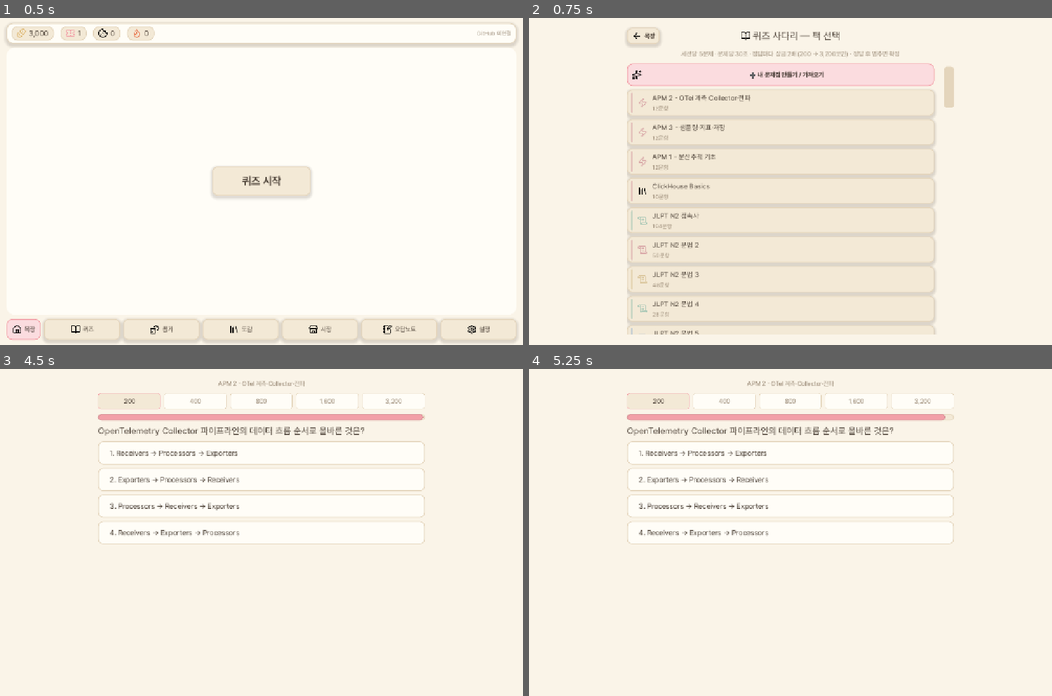
Above: before the commit, frames 1-4 (two rows, left to right).
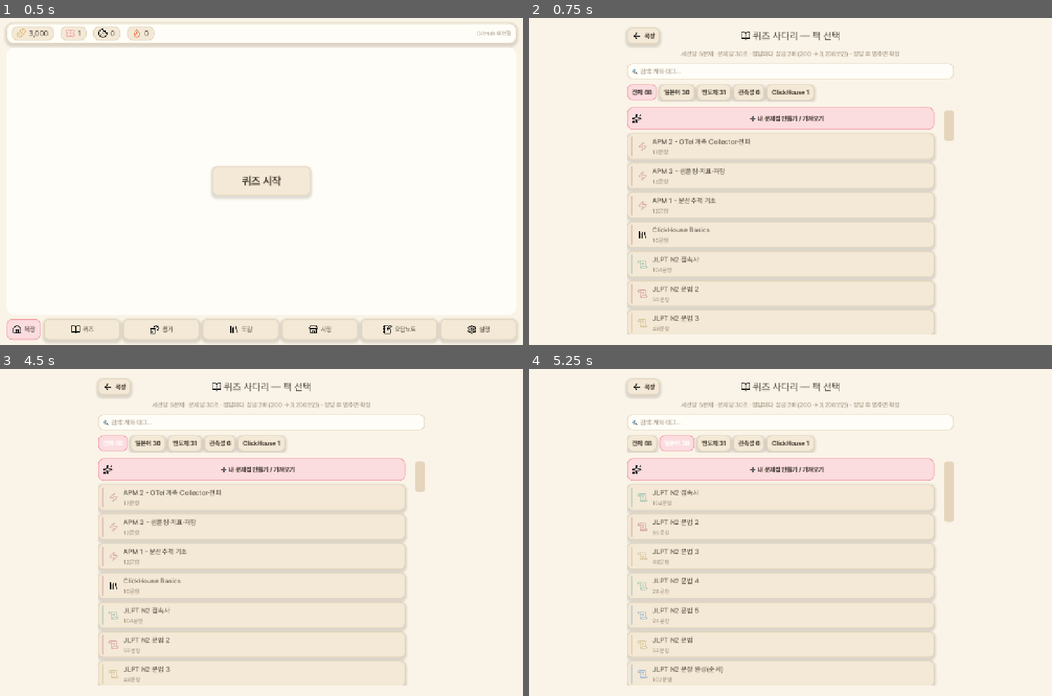
Above: after the commit, the same moments.

Repository: joyuno/mongle-ranch
Game: Godot game, scene res://scenes/Ranch.tscn
Same seed, same stepped clock (60 frames per second), same inputs: the game is played once before the commit and once after it.
Inputs (mouse positions are in pixels of both pictures, inside the frame that each line leads up to):
- Up to frame 1 (0.5 s): no input
- Up to frame 2 (0.75 s): click "퀴즈 시작" at 0.5 s
- Up to frame 3 (4.5 s): click "목장" at 1.25 s; click "퀴즈 시작" at 2 s; click "➕ 내 문제집 만들기 / 가져오기" at 2.75 s; click "퀴즈" at 3.5 s; click (115, 444) at 4.25 s, where only the run after the commit has a clickable "전체 68"
- Up to frame 4 (5.25 s): click (675, 444) at 5 s, where only the run after the commit has a clickable "일본어 30"

Frame 1 is identical in both runs. In frame 2, 8.4% of the frame differs, in the area x 18-82%, y 13-97%; in frame 3, 22%; in frame 4, 22%, in the area x 18-82%, y 2-97%.
Error in both runs: Invalid access to property or key 'size' on a base object of type 'Nil'. (res://scripts/ui/ranch.gd:586)

Commit message:
feat(quiz): category chip bar + search filter + parsed-meta cache
Pack picker gets a category chip bar (per-category counts, non-empty
only, "전체" first) + a search box above the list. Parsing moved into a
one-time _rebuild_pack_cache (previously re-parsed all ~68 packs on every
list rebuild); filter/search now run from the cache via PackFilter.matches,
so per-keystroke filtering does no re-parsing. category "" = 전체; category
AND query.

Confidence: high (quiz.gd parses; suite 129/0; PackFilter unit-tested)
Not-tested: in-game chip/search gestures (headless can't drive UI) —
verified at exe build.
Scope-risk: narrow (pack-select screen)

Co-Authored-By: Claude Opus 4.8 (1M context) <noreply@anthropic.com>

Diff:
--- a/scripts/ui/quiz.gd
+++ b/scripts/ui/quiz.gd
@@ -64,6 +64,13 @@
 var _timeout_fired := false
 var _choice_press_pos: Vector2 = Vector2.ZERO
 var _choice_pressed: bool = false
+
+# 팩 목록 카테고리 필터 + 검색. 파싱 캐시로 키입력마다 재파싱하지 않는다.
+var _pack_cache: Array = []  # [{path, pack}]
+var _active_category: String = ""
+var _search_query: String = ""
+var _chip_row: HBoxContainer
+var _search_edit: LineEdit
 
 
 func _ready() -> void:
@@ -160,6 +167,23 @@
 	hint.add_theme_color_override("font_color", ThemeSetup.C_MUTED)
 	pack_root.add_child(hint)
 
+	# ─ 카테고리 칩 + 검색 필터 바 (hint와 목록 사이)
+	_search_edit = LineEdit.new()
+	_search_edit.placeholder_text = "🔍 검색: 제목·태그…"
+	_search_edit.clear_button_enabled = true
+	_search_edit.text_changed.connect(func(t: String) -> void:
+		_search_query = t
+		_apply_filter())
+	pack_root.add_child(_search_edit)
+	var chip_scroll := ScrollContainer.new()
+	chip_scroll.horizontal_scroll_mode = ScrollContainer.SCROLL_MODE_AUTO
+	chip_scroll.vertical_scroll_mode = ScrollContainer.SCROLL_MODE_DISABLED
+	chip_scroll.custom_minimum_size.y = 44
+	_chip_row = HBoxContainer.new()
+	_chip_row.add_theme_constant_override("separation", 6)
+	chip_scroll.add_child(_chip_row)
+	pack_root.add_child(chip_scroll)
+
 	pack_status_label = Label.new()
 	pack_status_label.visible = false
 	pack_status_label.autowrap_mode = TextServer.AUTOWRAP_WORD_SMART
@@ -183,12 +207,15 @@
 
 
 func _populate_pack_list() -> void:
-	_clear_children(pack_list_box)
-	pack_status_label.visible = false
-	# 항상 최상단에 만들기/가져오기 진입.
-	pack_list_box.add_child(_make_create_entry())
-	# 유저 제작/임포트(user://) 팩을 먼저, 그다음 번들(res://) 팩. 내가 만든 팩을
-	# 30여 개 번들 아래로 묻지 않고 진입 버튼 바로 밑에서 바로 찾게 한다.
+	_rebuild_pack_cache()
+	_rebuild_chips()
+	_apply_filter()
+
+
+# 팩 파싱은 화면 진입 시 1회 — 이후 필터/검색은 캐시에서(키입력마다 재파싱 방지).
+func _rebuild_pack_cache() -> void:
+	_pack_cache.clear()
+	# 유저 제작/임포트(user://) 팩을 먼저, 그다음 번들(res://) 팩.
 	# (모바일은 res://가 읽기전용이라 유저 팩은 user://quizzes 에서 온다.)
 	var paths: Array[String] = []
 	for up in PackImport.list_user_packs():
@@ -202,14 +229,64 @@
 		names.sort()
 		for f in names:
 			paths.append("%s/%s" % [QUIZ_DIR, f])
-	if paths.is_empty():
-		_show_pack_status("아직 퀴즈팩이 없어요. 위 '문제집 만들기'로 추가해 보세요!")
-		return
 	for path in paths:
 		var parsed := PackParser.parse_file(path)
 		if not parsed.get("ok", false):
 			continue  # 깨진 팩은 목록에서 제외 (파서가 검증 책임)
-		pack_list_box.add_child(_make_pack_card(path, parsed["pack"]))
+		_pack_cache.append({"path": path, "pack": parsed["pack"]})
+
+
+# 비어있지 않은 카테고리만 칩으로(카운트 포함). "전체" 칩이 맨 앞.
+func _rebuild_chips() -> void:
+	for c in _chip_row.get_children():
+		c.queue_free()
+	var counts: Dictionary = {}
+	for e in _pack_cache:
+		var k := PackFilter.category_of(e.pack.get("meta", {}))
+		counts[k] = int(counts.get(k, 0)) + 1
+	_add_chip("전체", "", _pack_cache.size())
+	for cat in PackFilter.CATEGORIES:
+		var n := int(counts.get(cat.key, 0))
+		if n > 0:
+			_add_chip(String(cat.name), String(cat.key), n)
+
+
+func _add_chip(label: String, key: String, n: int) -> void:
+	var b := Button.new()
+	b.text = "%s %d" % [label, n]
+	b.toggle_mode = true
+	b.focus_mode = Control.FOCUS_NONE
+	b.button_pressed = (_active_category == key)
+	b.set_meta("cat", key)
+	b.pressed.connect(func() -> void:
+		Sfx.play("click")
+		_active_category = key
+		_sync_chip_pressed()
+		_apply_filter())
+	_chip_row.add_child(b)
+
+
+func _sync_chip_pressed() -> void:
+	for c in _chip_row.get_children():
+		if c is Button:
+			(c as Button).button_pressed = (String((c as Button).get_meta("cat", "")) == _active_category)
+
+
+# 캐시에서 활성 카테고리 + 검색어에 맞는 팩만 목록에 그린다.
+func _apply_filter() -> void:
+	_clear_children(pack_list_box)
+	pack_status_label.visible = false
+	pack_list_box.add_child(_make_create_entry())  # 항상 최상단 만들기/가져오기
+	if _pack_cache.is_empty():
+		_show_pack_status("아직 퀴즈팩이 없어요. 위 '문제집 만들기'로 추가해 보세요!")
+		return
+	var shown := 0
+	for e in _pack_cache:
+		if PackFilter.matches(e.pack.get("meta", {}), _active_category, _search_query):
+			pack_list_box.add_child(_make_pack_card(e.path, e.pack))
+			shown += 1
+	if shown == 0:
+		_show_pack_status("조건에 맞는 팩이 없어요.")
 
 
 # 목록 최상단 진입 버튼 — 코랄 톤으로 1차 동선을 명확히.
